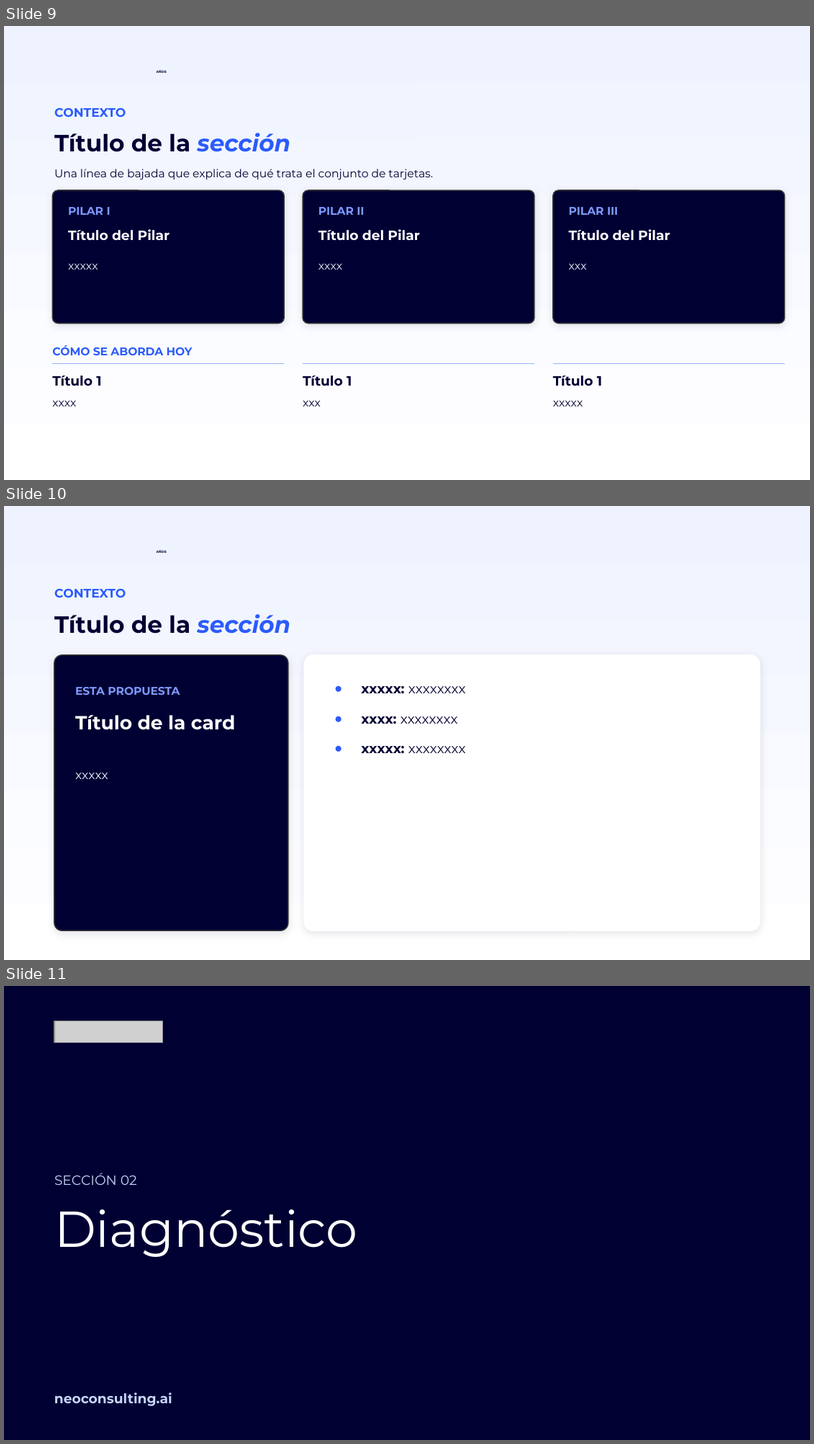
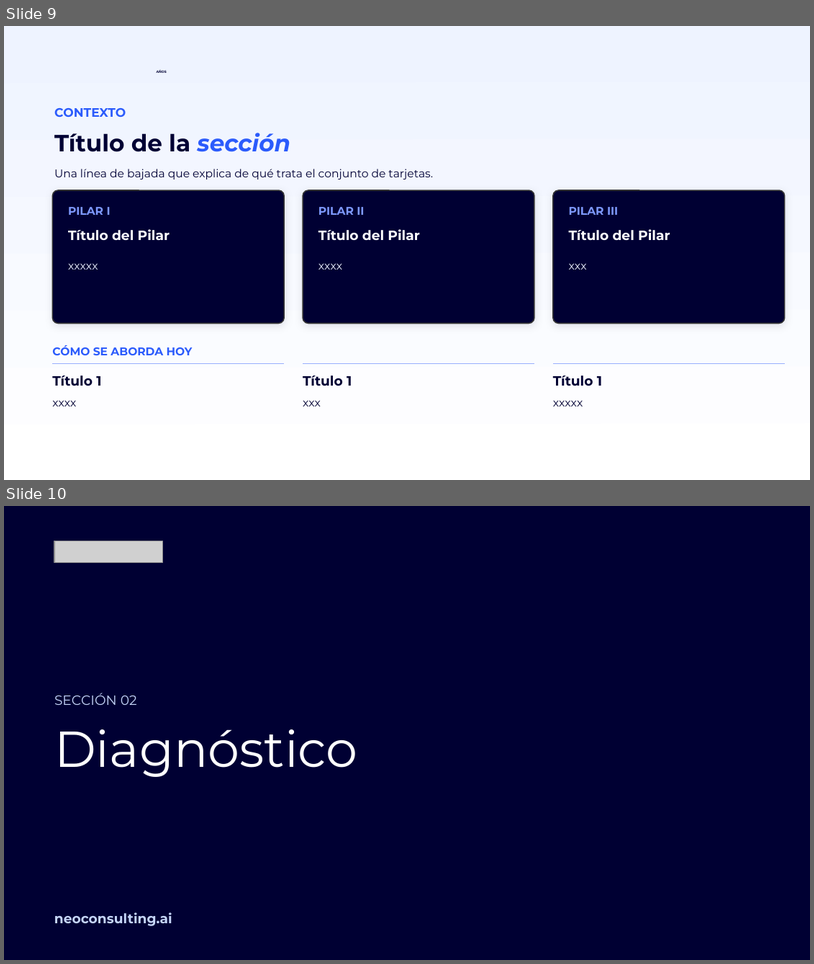
Before and after one commit to miguelchumacero/plantilla-base-deck, a slide deck: plantilla-base.pptx. Shown one above the other, each under a label of ours: slides 9, 10 and 11 before the commit, slides 9 and 10 after it. The pictures are 814x1444 and 814x964 pixels, drawn with LibreOffice and Linux fonts; fonts in the diff are those of the drawing; grey boxes stand for pictures; background and template pictures are left out. Boxes give left, top, right and bottom in pixels: in the first picture for what was removed or moved away, otherwise in the second. Text is boxed around its words. In the diff, an @@ line names an element or a change of style, - is before the commit and + after.

```diff
--- a/plantilla-base.pptx
+++ b/plantilla-base.pptx
@@ slide 10 removed at <box>4,506,810,960</box>, background gradient #FFFFFF to #EEF3FF; not listed: 1 template element that a slide beside it also shows @@
@@ text removed at <box>54,589,126,597</box> @@
-CONTEXTO
@@ text removed at <box>54,614,291,633</box> @@
-Título de la sección
@@ rounded rectangle removed at <box>55,655,288,930</box> @@
@@ rounded rectangle removed at <box>305,655,761,930</box> @@
@@ text removed at <box>75,687,180,695</box> @@
-ESTA PROPUESTA
@@ text removed at <box>361,686,466,753</box> @@
-● xxxxx: xxxxxxxx
-● xxxx: xxxxxxxx
-● xxxxx: xxxxxxxx
@@ text removed at <box>75,715,236,730</box> @@
-Título de la card
@@ text removed at <box>75,772,108,779</box> @@
-xxxxx
@@ what was slide 11 is now slide 10 @@
```
Also in this commit, not shown: 1 slide changed, 3 other files.
